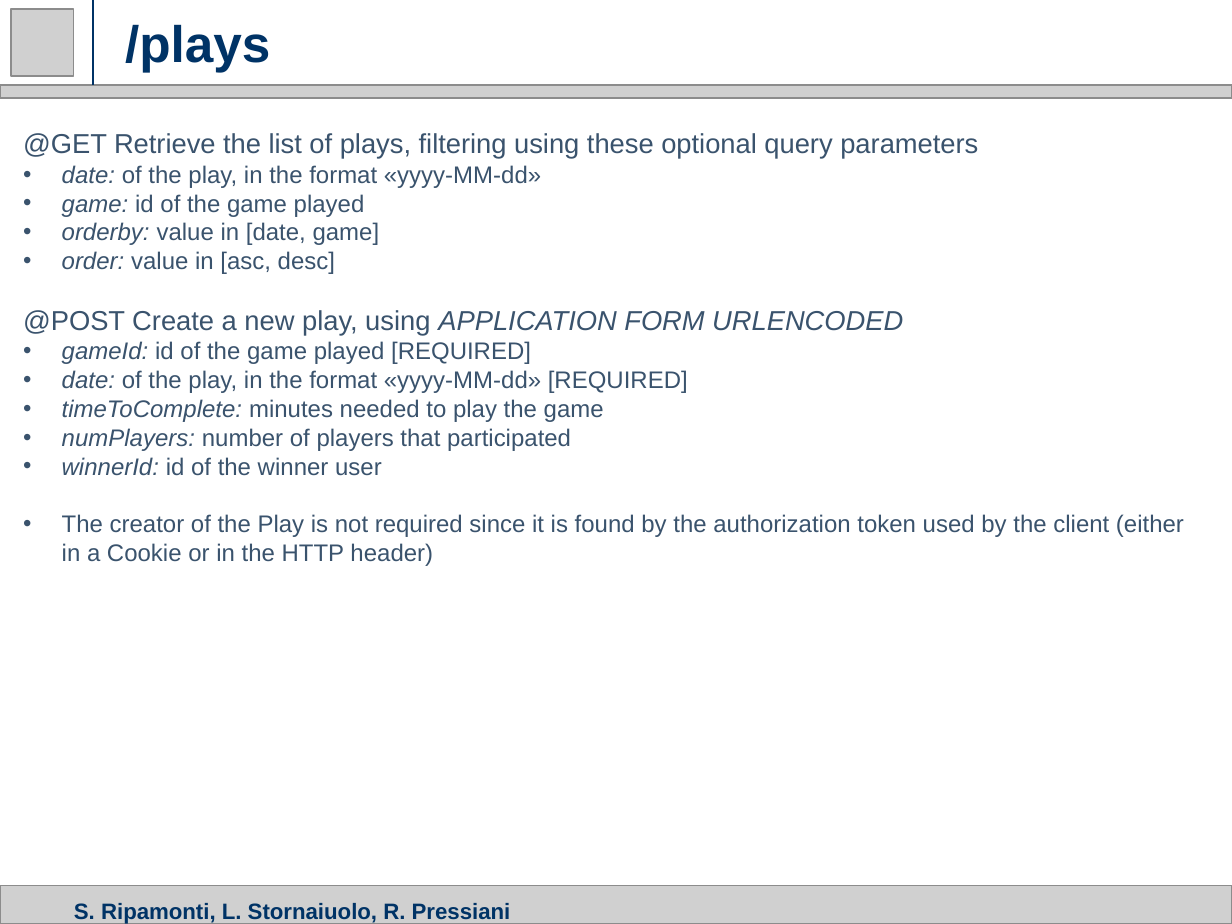
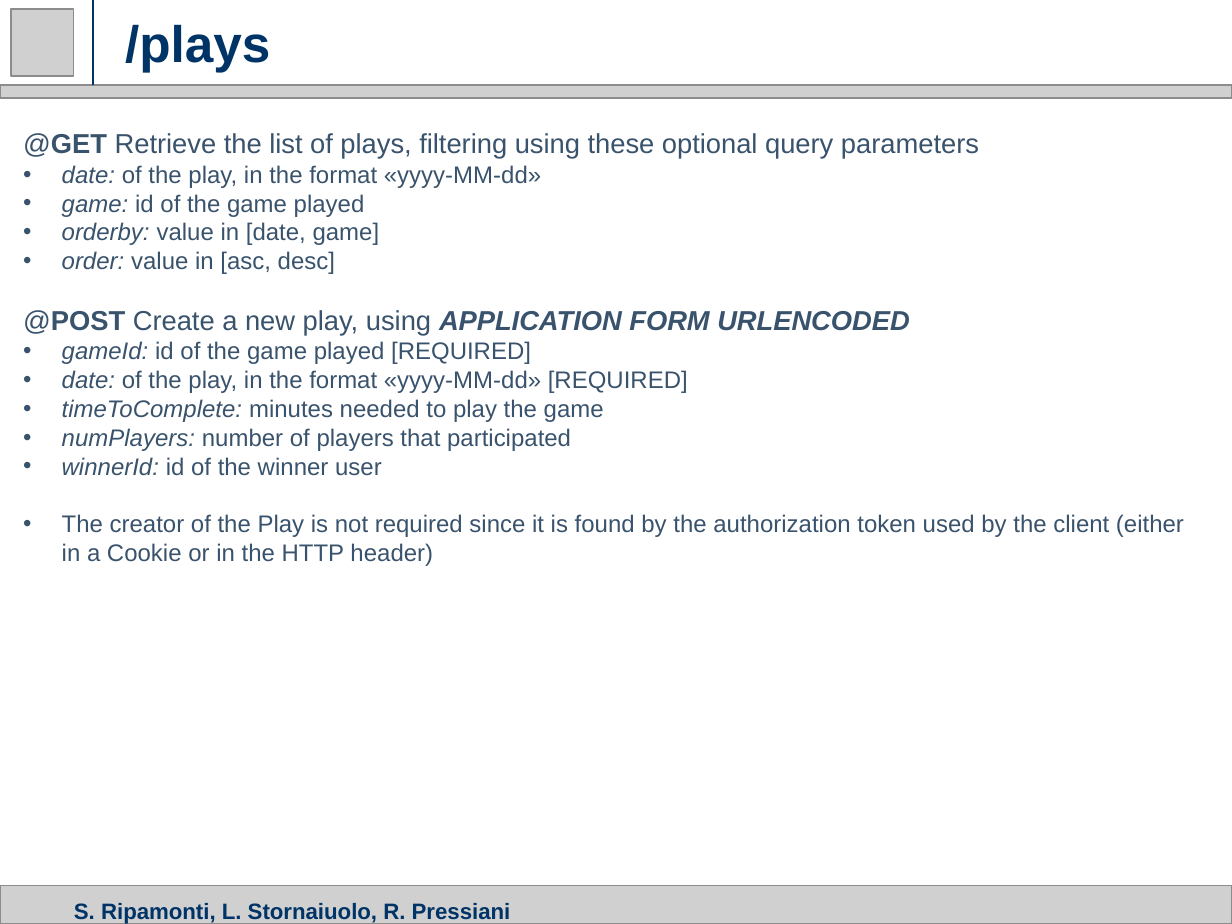
Before and after one commit to ripa1993/mw_rest, a slide deck: slide 5 of slides/rest.pptx. Drawn at 1232x924 pixels with LibreOffice and Linux fonts; fonts in the diff are those of the drawing; grey boxes stand for pictures. Boxes give left, top, right and bottom in pixels: in the first picture for what was removed or moved away, otherwise in the second. Text is boxed around its words. In the diff, an @@ line names an element or a change of style, - is before the commit and + after.

```diff
--- a/slides/rest.pptx
+++ b/slides/rest.pptx
@@ text at [23, 133, 979, 336]: bold on in "@GET", "@POST APPLICATION FORM URLENCODED" @@
```
Also in this commit, not shown: 4 other slides changed, 2 slides added, 1 other file.
